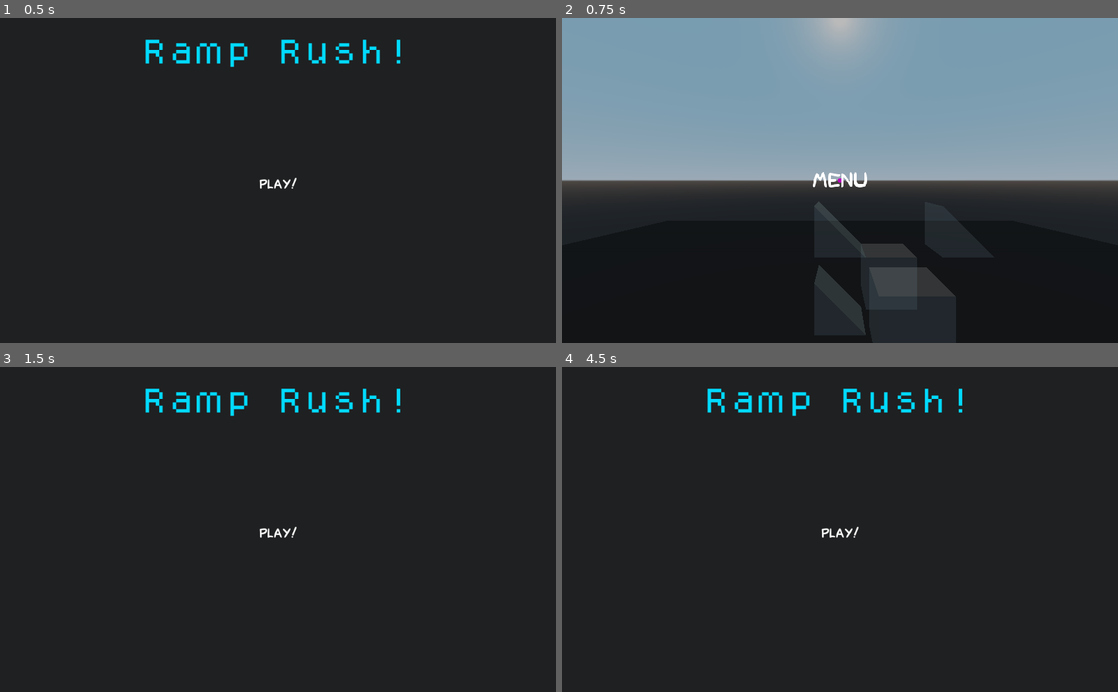
Above: before the commit, frames 1-4 (two rows, left to right).
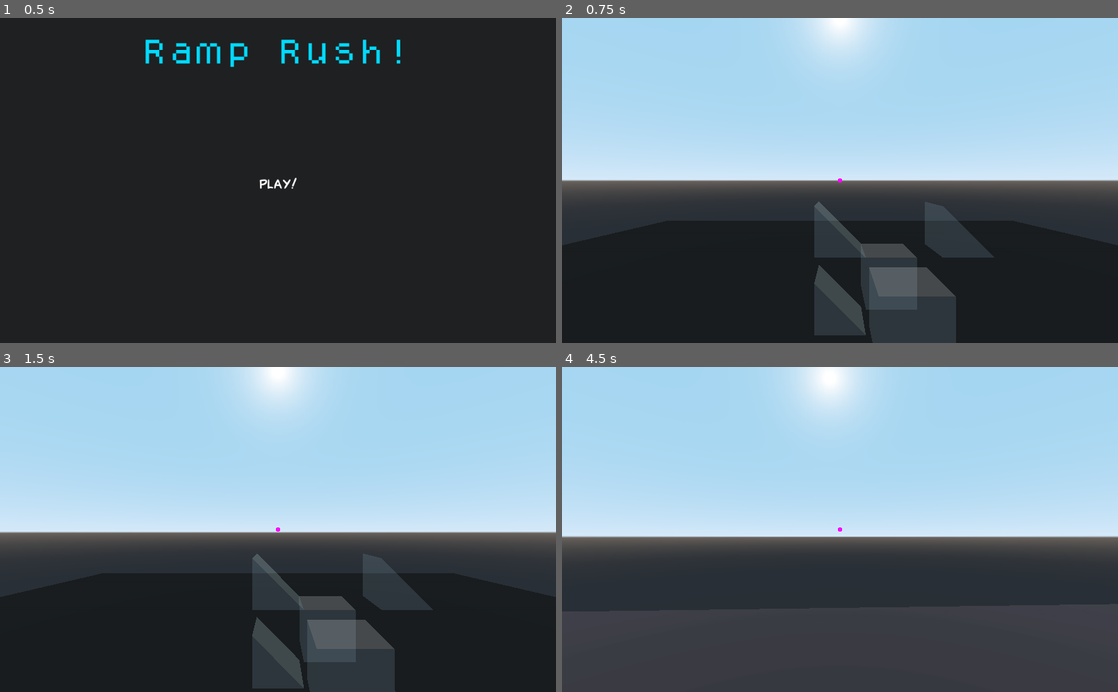
Above: after the commit, the same moments.

Repository: lpszeto/Ramp_Rush
Game: Godot game, scene res://Menu.tscn
Same seed, same stepped clock (60 frames per second), same inputs: the game is played once before the commit and once after it.
Inputs (mouse positions are in pixels of both pictures, inside the frame that each line leads up to):
- Up to frame 1 (0.5 s): no input
- Up to frame 2 (0.75 s): click "Play!" at 0.5 s
- Up to frame 3 (1.5 s): click (278, 529) at 1.25 s, where only the run before the commit has a clickable "MenU"
- Up to frame 4 (4.5 s): click (840, 532) at 2 s, where only the run before the commit has a clickable "Play!"; tap Enter (ui_accept) at 2.75, 3.02, 3.77 s; move the mouse to (867, 529) at 2.77 s; hold W (forward) from 2.78 s (still down); click (867, 529) at 2.85 s; move the mouse to (812, 529) at 3.52 s; click (812, 529) at 3.6 s; move the mouse to (851, 523) at 4.27 s; click (851, 523) at 4.35 s

Frame 1 is identical in both runs. In frame 2, 52% of the frame differs, in the area x 0-100%, y 0-86%; in frame 3, 65%; in frame 4, 85%, in the area x 0-100%, y 0-100%.

Commit message:
Turned off Lose

Diff:
--- a/Ramp Rush/Main.tscn
+++ b/Ramp Rush/Main.tscn
@@ -1,16 +1,12 @@
 [gd_scene load_steps=17 format=2]
 
-
+[ext_resource path="res://Main.gd" type="Script" id=1]
 [ext_resource path="res://BaseBlock.tscn" type="PackedScene" id=2]
 [ext_resource path="res://Pivot.tscn" type="PackedScene" id=3]
 [ext_resource path="res://Ramp.tscn" type="PackedScene" id=4]
-
 [ext_resource path="res://fonts/dogica.ttf" type="DynamicFontData" id=5]
 [ext_resource path="res://fonts/Redkost Comic.otf" type="DynamicFontData" id=6]
 [ext_resource path="res://Button.gd" type="Script" id=7]
-
-[ext_resource path="res://Main.gd" type="Script" id=5]
-
 
 [sub_resource type="BoxShape" id=1]
 extents = Vector3( 30, 1, 30 )
@@ -25,12 +21,7 @@
 [sub_resource type="SpatialMaterial" id=3]
 albedo_color = Color( 0.0784314, 0.0784314, 0.0784314, 1 )
 
-[sub_resource type="DynamicFont" id=4]
-size = 50
-font_data = ExtResource( 5 )
-
 [sub_resource type="Theme" id=5]
-default_font = SubResource( 4 )
 
 [sub_resource type="DynamicFont" id=6]
 size = 40
@@ -122,6 +113,7 @@
 script = ExtResource( 7 )
 
 [node name="Lose" type="ColorRect" parent="Control"]
+visible = false
 anchor_right = 1.0
 anchor_bottom = 1.0
 color = Color( 0, 0, 0, 0.270588 )
@@ -152,9 +144,6 @@
 theme = SubResource( 9 )
 text = "Try Again"
 
-[connection signal="pressed" from="Control/Win/Menu" to="Control/Win/Menu" method="_on_Menu_pressed"]
-[connection signal="pressed" from="Control/Lose/Menu" to="Control/Lose/Menu" method="_on_Menu_pressed"]
-
 [node name="Ramp2" parent="." instance=ExtResource( 4 )]
 transform = Transform( 1, 0, 0, 0, 1, 0, 0, 0, 1, 0, 2, 0 )
 
@@ -165,4 +154,6 @@
 one_shot = true
 
 [connection signal="body_entered" from="Ground" to="." method="_on_Ground_body_entered"]
+[connection signal="pressed" from="Control/Win/Menu" to="Control/Win/Menu" method="_on_Menu_pressed"]
+[connection signal="pressed" from="Control/Lose/Menu" to="Control/Lose/Menu" method="_on_Menu_pressed"]
 [connection signal="timeout" from="RespawnTimer" to="." method="_on_RespawnTimer_timeout"]
Not shown: 1 places in Ramp Rush/Main.tscn that only renumber resources
